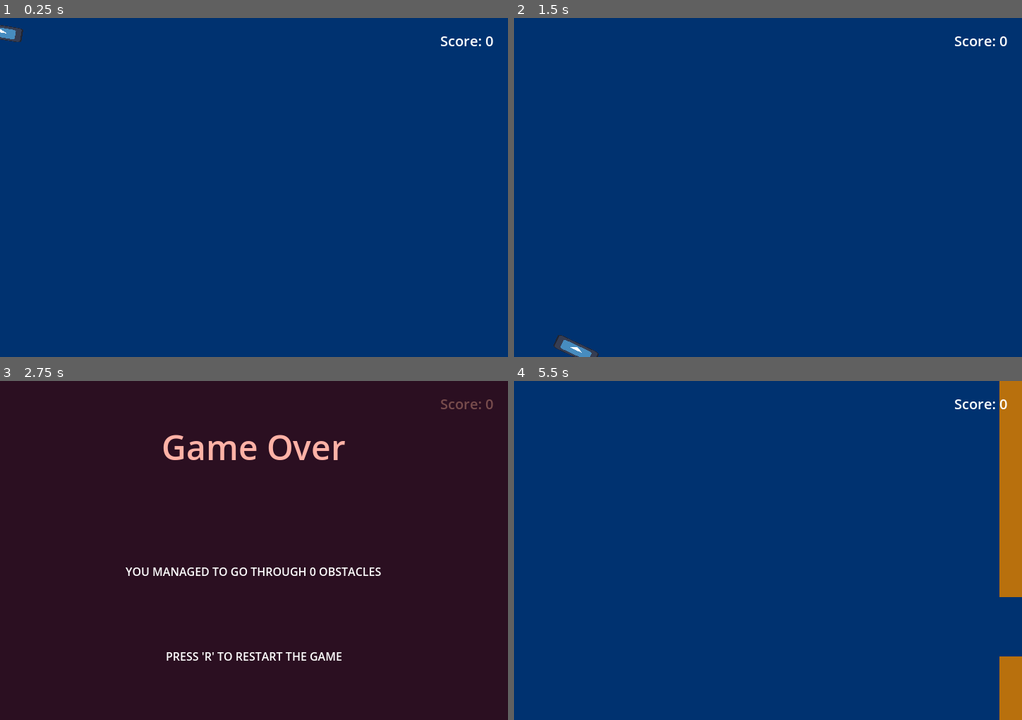
Above: before the commit, frames 1-4 (two rows, left to right).
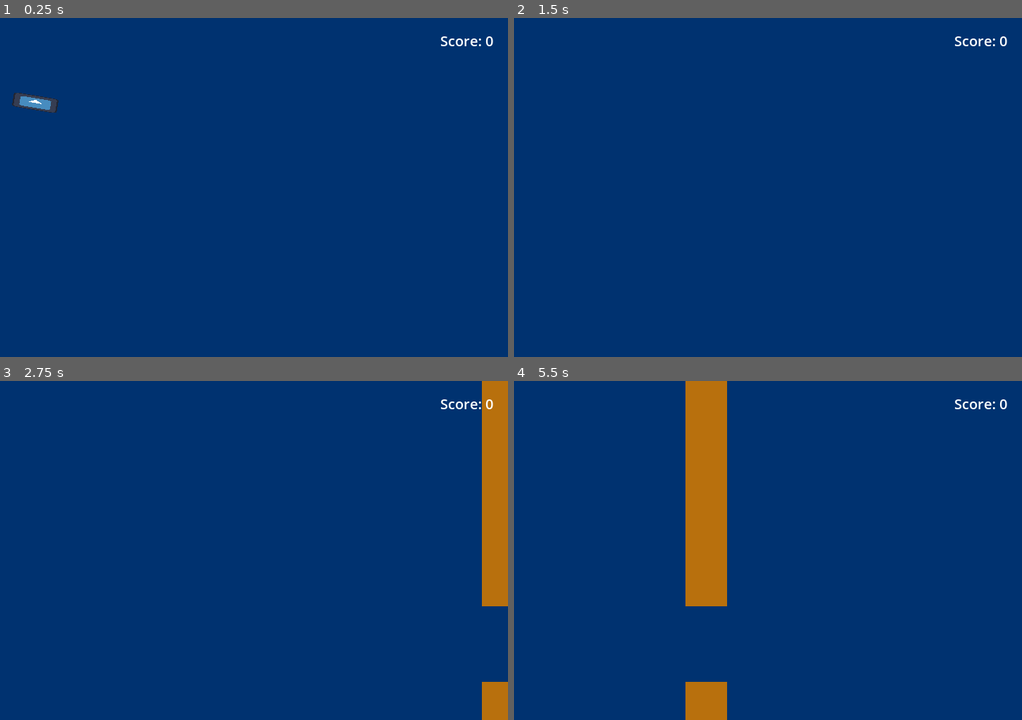
Above: after the commit, the same moments.

Repository: KreaeTerra/Proppy-Plane
Game: Godot game, scene res://scenes/world.tscn
Two runs of this game, one before a commit and one after it. Both use one fixed random seed, a clock stepped at 60 frames per second and the inputs below. The engine's default icon, where the game draws it, is replaced by a stand-in: a white triangle on a blue panel in a dark square.
Inputs:
- Up to frame 1 (0.25 s): no input
- Up to frame 2 (1.5 s): hold Right (ui_right) 0.53-1.28 s; hold Left (ui_left) from 1.28 s (still down)
- Up to frame 3 (2.75 s): tap Enter at 2 s; release Left (ui_left) at 2.03 s; hold Right (ui_right) from 2.03 s (still down)
- Up to frame 4 (5.5 s): tap R at 2.75 s; release Right (ui_right) at 2.78 s; hold Up (ui_up) 2.78-3.53 s; hold Left (ui_left) from 3.53 s (still down)

The runs differ from the first frame. In frame 1, 0.6% of the frame differs, in the area x 0-12%, y 2-28%; in frame 2, 0.3%; in frame 3, 100%, in the area x 0-100%, y 0-100%; in frame 4, 10%.

Commit message:
Adjust player position to not touch the death border

Diff:
--- a/scenes/world.tscn
+++ b/scenes/world.tscn
@@ -20,5 +20,6 @@
 wait_time = 4.0
 
 [node name="Plane" parent="." instance=ExtResource("2_h6ayy")]
+position = Vector2(50, 100)
 
 [connection signal="timeout" from="PillarTimer" to="." method="_on_pillar_timer_timeout"]
